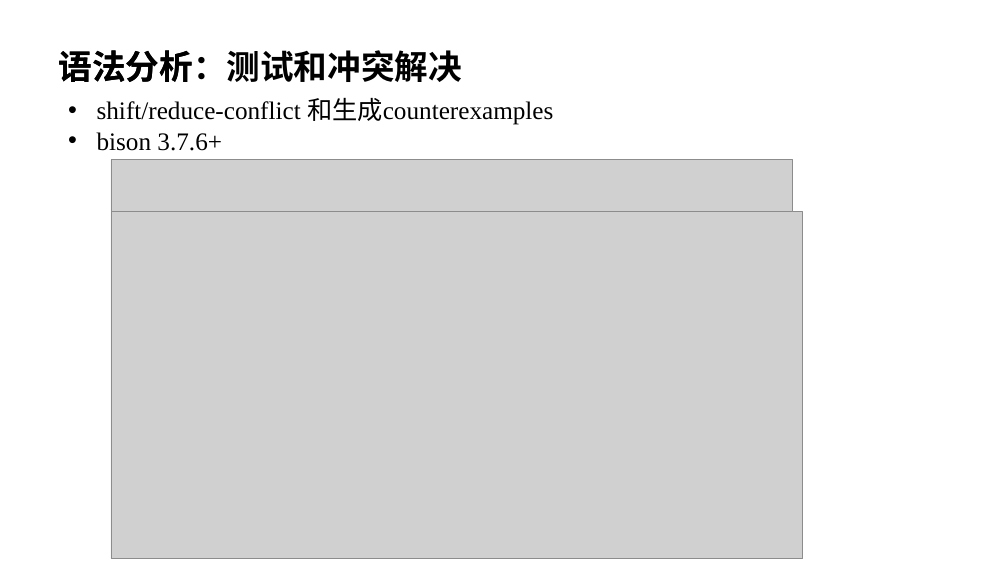
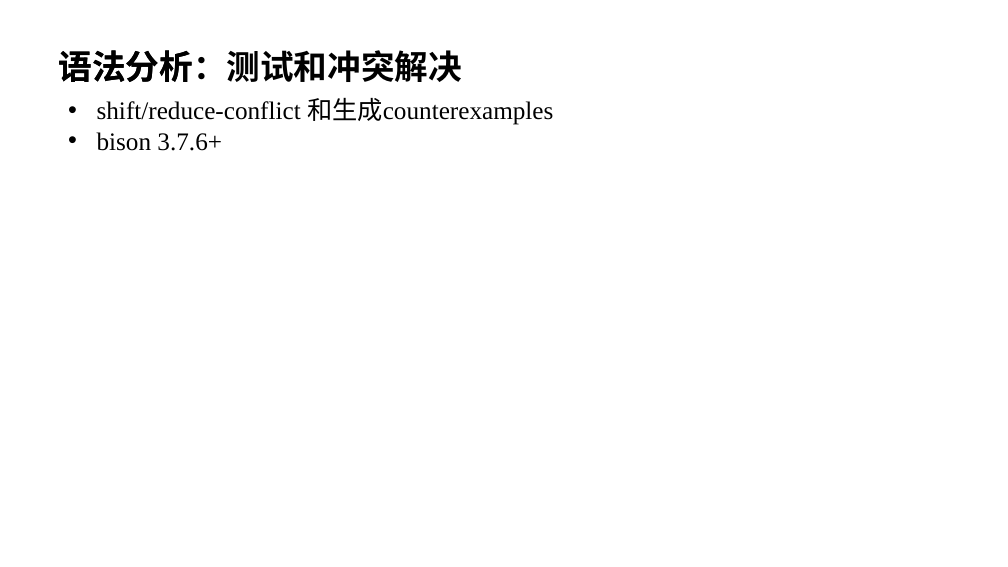
Before and after one commit to acnq/cmplPrcpProject, a slide deck: slide 25 of pre_groupX.pptx. Drawn at 1008x567 pixels with LibreOffice and Linux fonts; fonts in the diff are those of the drawing; grey boxes stand for pictures; background and template pictures are left out. Boxes give left, top, right and bottom in pixels: in the first picture for what was removed or moved away, otherwise in the second. Text is boxed around its words. In the diff, an @@ line names an element or a change of style, - is before the commit and + after.

```diff
--- a/pre_groupX.pptx
+++ b/pre_groupX.pptx
@@ background #CCE8CF to #FFFFFF @@
@@ picture removed at <box>111,160,793,212</box> @@
@@ picture removed at <box>111,212,803,559</box> @@
```
Also in this commit, not shown: 29 other slides changed, 3 slides added, 34 slides removed, 1 other file.
